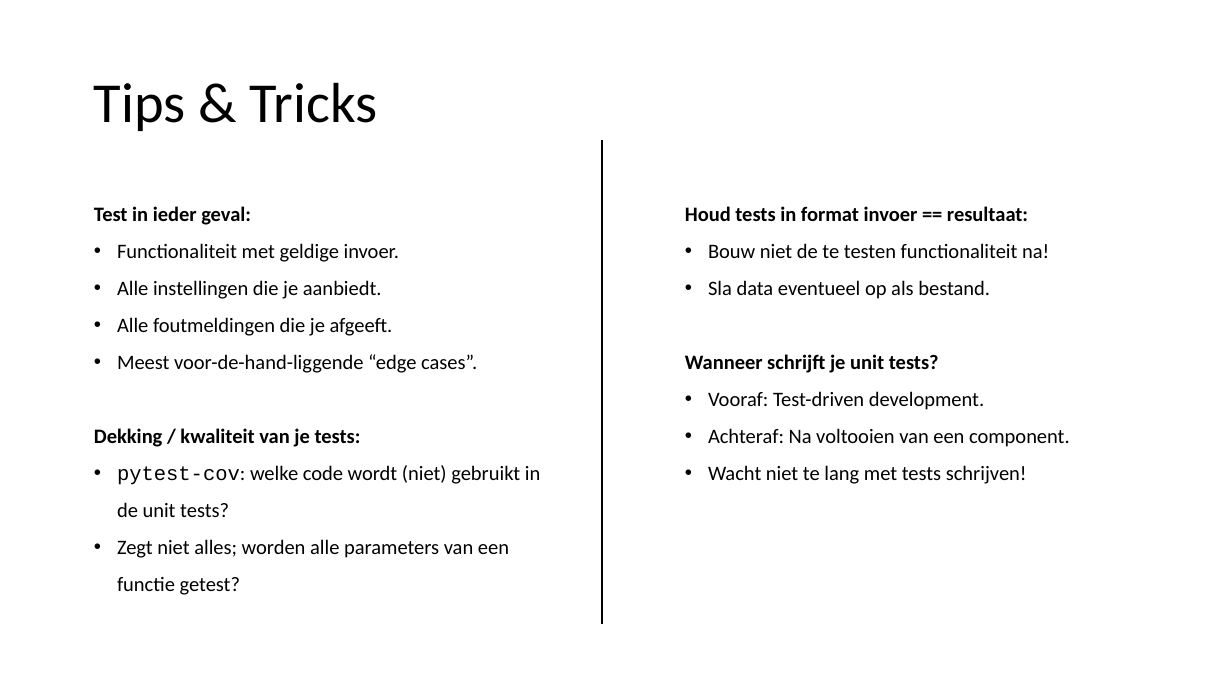
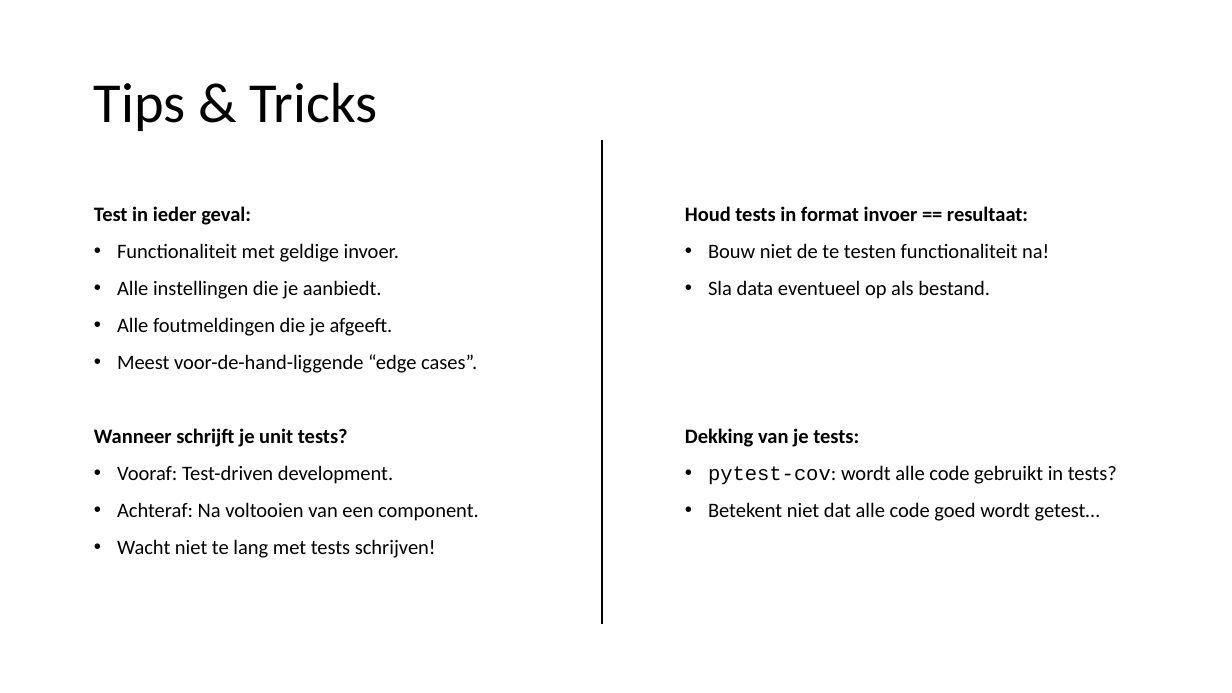
Before and after one commit to LFKoning/python-cursus, a slide deck: slide 57 of 3_production_code/3_production_code.pptx (slide 58 before the commit). Drawn at 1232x693 pixels with LibreOffice and Linux fonts; fonts in the diff are those of the drawing. Boxes give left, top, right and bottom in pixels: in the first picture for what was removed or moved away, otherwise in the second. Text is boxed around its words. In the diff, an @@ line names an element or a change of style, - is before the commit and + after.

```diff
--- a/3_production_code/3_production_code.pptx
+++ b/3_production_code/3_production_code.pptx
@@ text at <box>94,428,479,558</box>: text changed @@
-Dekking / kwaliteit van je tests:
-• pytest-cov: welke code wordt (niet) gebruikt in de unit tests?
-• Zegt niet alles; worden alle parameters van een functie getest?
+Wanneer schrijft je unit tests?
+• Vooraf: Test-driven development.
+• Achteraf: Na voltooien van een component.
+• Wacht niet te lang met tests schrijven!
@@ text at <box>685,428,1117,521</box>: text changed @@
-Wanneer schrijft je unit tests?
-• Vooraf: Test-driven development.
-• Achteraf: Na voltooien van een component.
-• Wacht niet te lang met tests schrijven!
+Dekking van je tests:
+• pytest-cov: wordt alle code gebruikt in tests?
+• Betekent niet dat alle code goed wordt getest…
```
Also in this commit, not shown: 3 other slides changed, 1 slide removed, 3 other files.
